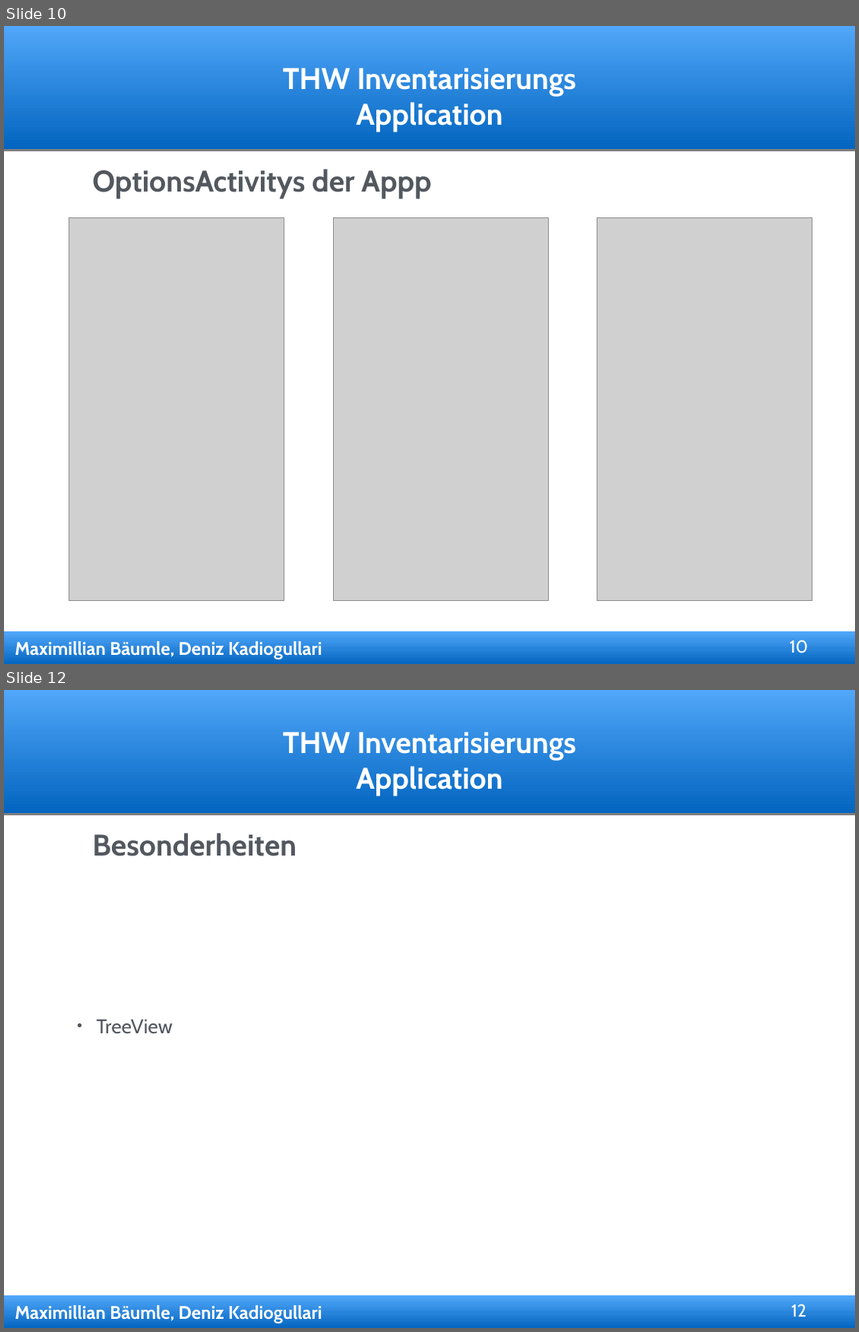
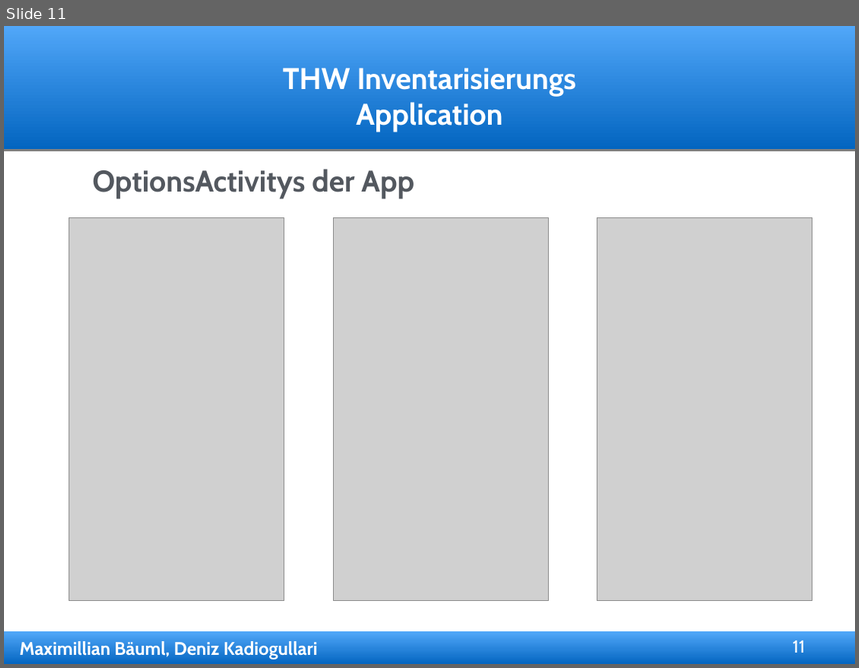
Before and after one commit to dkadio/thwapp, a slide deck: präsentation/thw_präsi.ppt. Shown one above the other, each under a label of ours: slides 10 and 12 before the commit, slide 11 after it; the slides between them are not shown. The pictures are 859x1332 and 859x668 pixels, drawn with LibreOffice and Linux fonts; fonts in the diff are those of the drawing; grey boxes stand for pictures; background and template pictures are left out. Boxes give left, top, right and bottom in pixels: in the first picture for what was removed or moved away, otherwise in the second. Text is boxed around its words. In the diff, an @@ line names an element or a change of style, - is before the commit and + after.

```diff
--- a/präsentation/thw_präsi.ppt
+++ b/präsentation/thw_präsi.ppt
@@ slide 12 removed at box(4, 690, 855, 1328), background #FFFFFF; not listed: 4 template elements that a slide beside it also shows @@
@@ free removed at box(89, 823, 770, 866) @@
-Besonderheiten
@@ free removed at box(73, 999, 427, 1053) @@
-• TreeView
@@ page number removed at box(786, 1300, 812, 1326) @@
-12
@@ what was slide 10 is now slide 11 @@
@@ slide 11 changed as well @@
@@ text in free at box(92, 169, 414, 199): text changed @@
-OptionsActivitys der Appp
+OptionsActivitys der App
@@ page number at box(793, 641, 805, 653): text changed @@
-10
+11
@@ text in free at box(19, 642, 318, 660): text changed @@
-Maximillian Bäumle, Deniz Kadiogullari
+Maximillian Bäuml, Deniz Kadiogullari
```
Also in this commit, not shown: 10 other slides changed, 3 slides added, 3 other slides removed, 1 other file.
